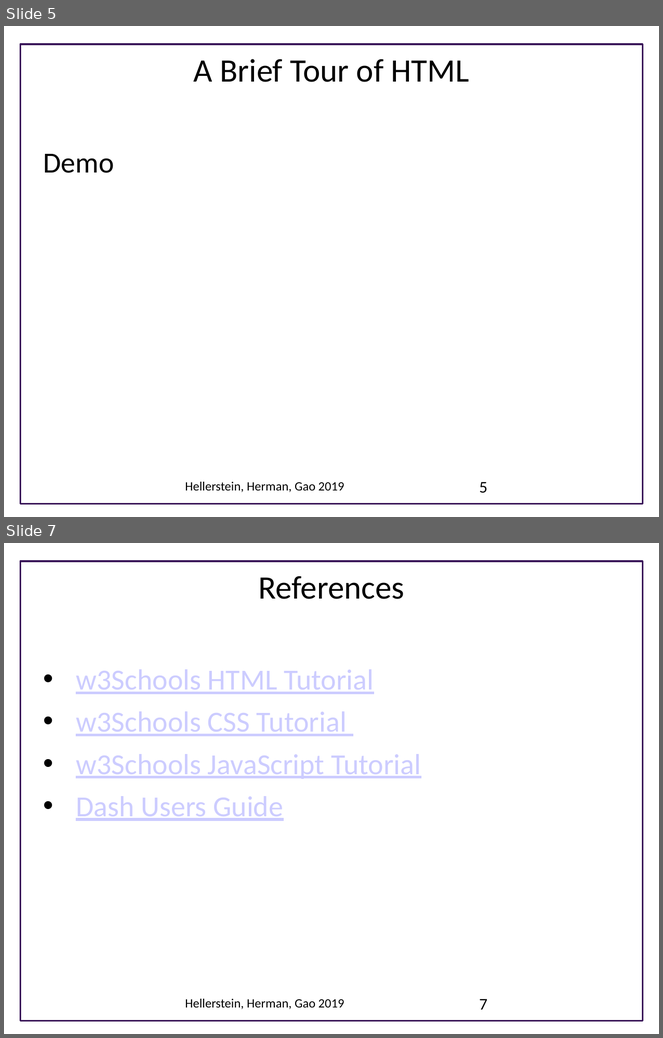
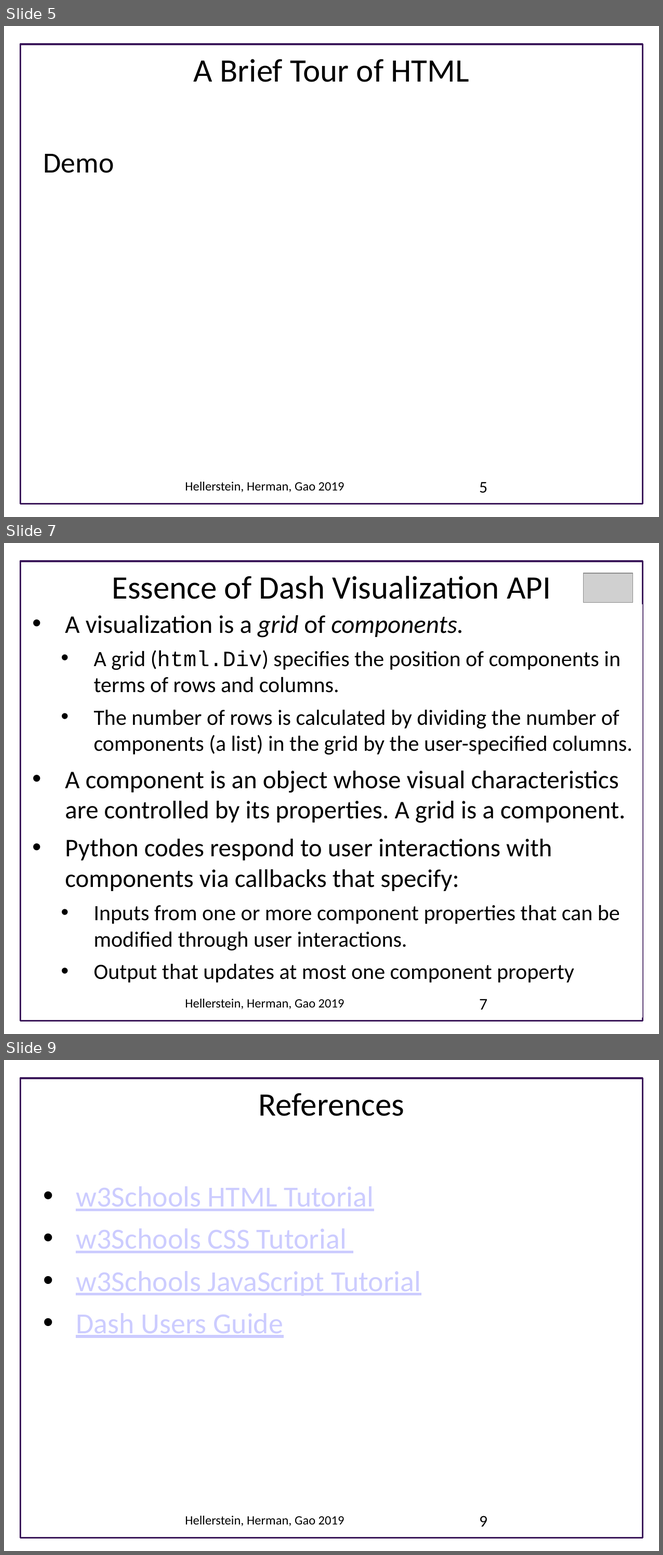
Before and after one commit to UWSEDS/LectureNotes, a slide deck: DASH_visualizations/DASH Visualizations.pptx. Shown one above the other, each under a label of ours: slides 5 and 7 before the commit, slides 5, 7 and 9 after it; the slides between them are not shown. The pictures are 663x1038 and 663x1555 pixels, drawn with LibreOffice and Linux fonts; fonts in the diff are those of the drawing; grey boxes stand for pictures; background and template pictures are left out. Boxes give left, top, right and bottom in pixels: in the first picture for what was removed or moved away, otherwise in the second. Text is boxed around its words. In the diff, an @@ line names an element or a change of style, - is before the commit and + after.

Commit message:
Update Dash slides.

```diff
--- a/DASH_visualizations/DASH Visualizations.pptx
+++ b/DASH_visualizations/DASH Visualizations.pptx
@@ slide 7 added at [4,543,659,1034], background #FFFFFF; not listed: 1 template element that a slide beside it also shows @@
@@ picture added at [584,573,633,603] @@
@@ title added at [112,576,551,599], 36 pt, text #000000 @@
+Essence of Dash Visualization API
@@ text added at [26,604,643,1018], fill #FFFFFF, 24 pt, text #000000 @@
+• A visualization is a grid of components.
+  • A grid (html.Div) specifies the position of components in terms of rows and columns.
+  • The number of rows is calculated by dividing the number of components (a list) in the grid by the user-specified columns.
+• A component is an object whose visual characteristics are controlled by its properties. A grid is a component.
+• Python codes respond to user interactions with components via callbacks that specify:
+  • Inputs from one or more component properties that can be modified through user interactions.
+  • Output that updates at most one component property
@@ text added at [185,999,345,1009], 14 pt, text #000000 @@
+Hellerstein, Herman, Gao 2019
@@ page number added at [479,999,488,1010], 18 pt, text #000000 @@
+7
@@ what was slide 7 is now slide 9 @@
@@ page number at [479,1516,488,1527]: text changed @@
-7
+9
```
Also in this commit, not shown: 4 slides changed, 1 other slide added.
